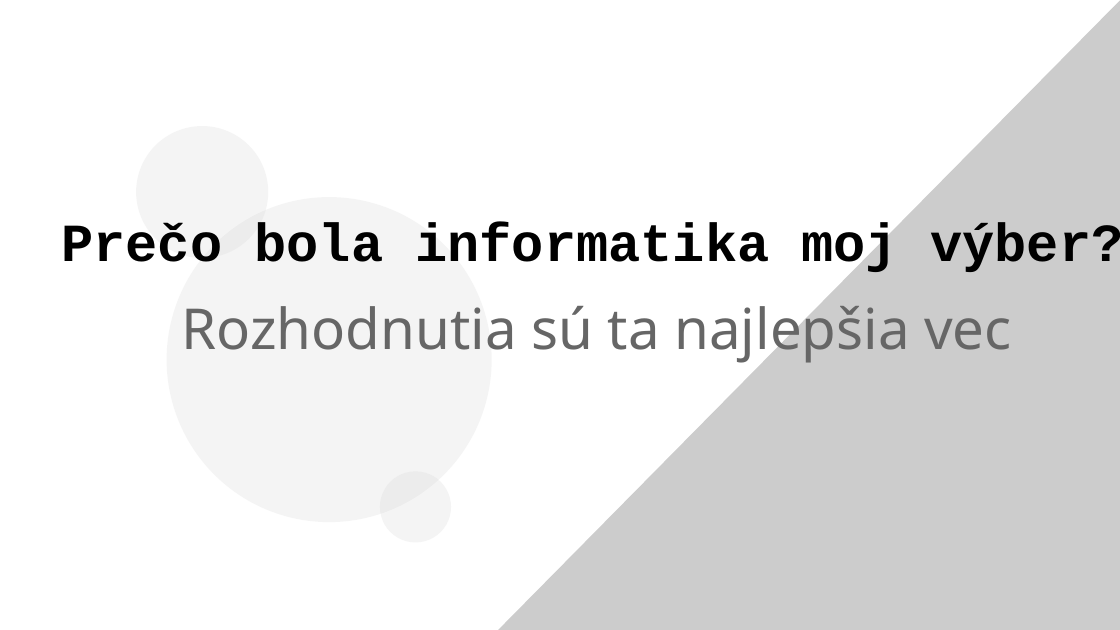
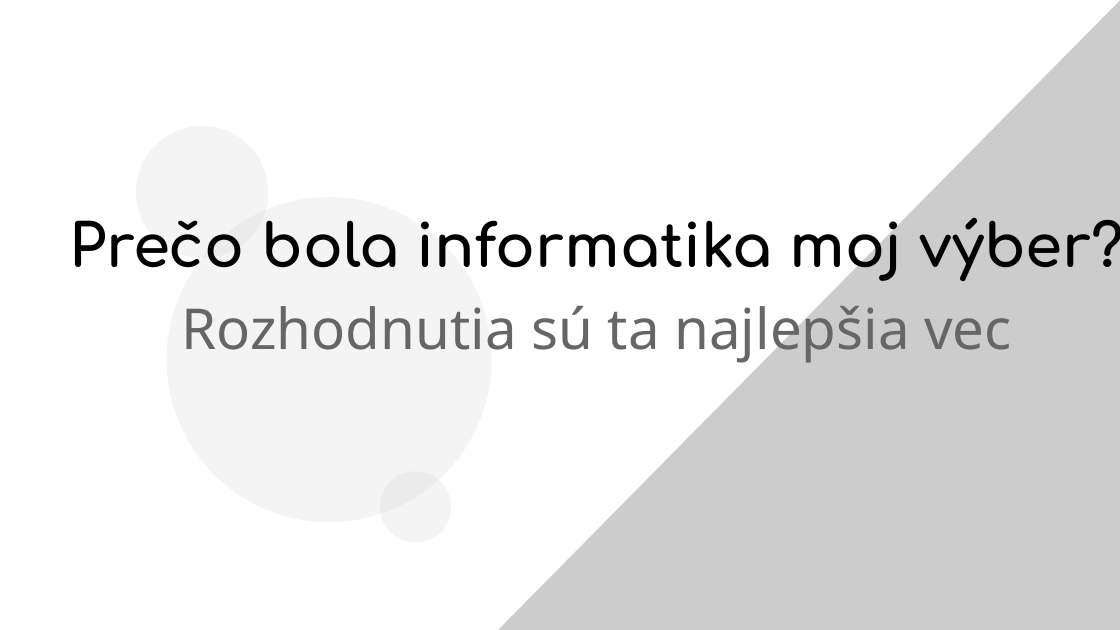
Before and after one commit to ZekoSNB/School, a slide deck: slide 3 of presenting/prezentacia_prednaska.odp. Drawn at 1120x630 pixels with LibreOffice and Linux fonts; fonts in the diff are those of the drawing; background and template pictures are left out. Boxes give left, top, right and bottom in pixels: in the first picture for what was removed or moved away, otherwise in the second. Text is boxed around its words. In the diff, an @@ line names an element or a change of style, - is before the commit and + after.

```diff
--- a/presenting/prezentacia_prednaska.odp
+++ b/presenting/prezentacia_prednaska.odp
@@ text "Prečo bola informatika moj výber?" at bbox=[70, 200, 1120, 281]: size 38 to 42 pt, font Courier New to Comfortaa @@
```
Also in this commit, not shown: 1 other slide changed, 1 slide added.
